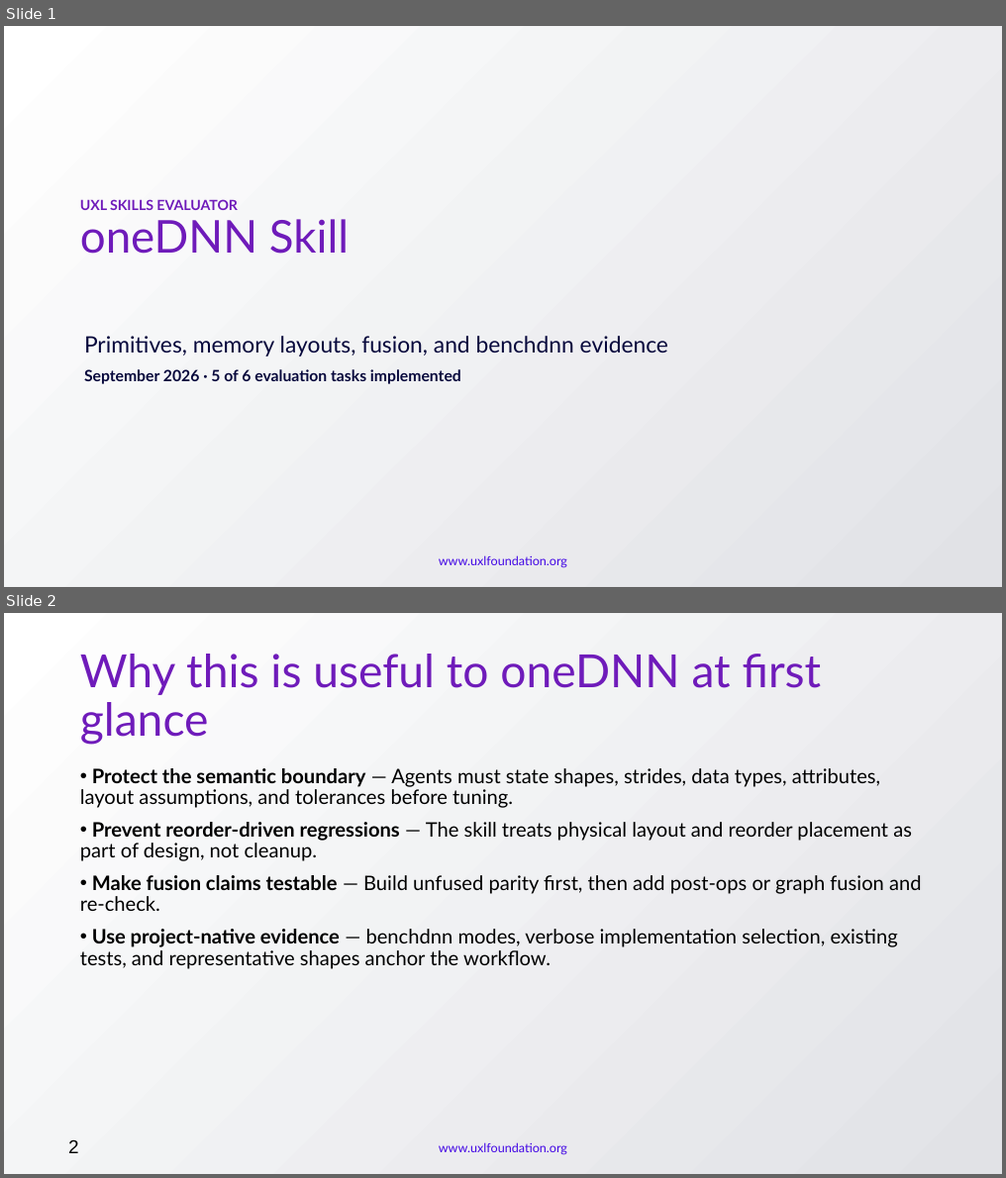
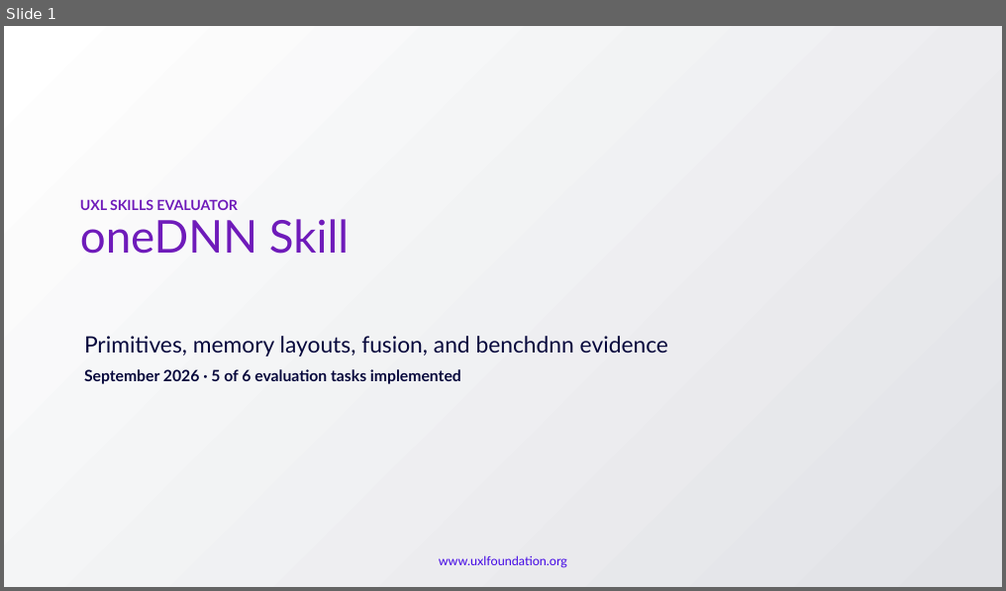
Before and after one commit to uxlfoundation/skills, a slide deck: evaluation/dashboard/public/decks/uxl-onednn-maintainer-briefing.pptx. Shown one above the other, each under a label of ours: slides 1 and 2 before the commit, slide 1 after it. The pictures are 1006x1178 and 1006x591 pixels, drawn with LibreOffice and Linux fonts; fonts in the diff are those of the drawing; background and template pictures are left out. Boxes give left, top, right and bottom in pixels: in the first picture for what was removed or moved away, otherwise in the second. Text is boxed around its words. In the diff, an @@ line names an element or a change of style, - is before the commit and + after.

```diff
--- a/evaluation/dashboard/public/decks/uxl-onednn-maintainer-briefing.pptx
+++ b/evaluation/dashboard/public/decks/uxl-onednn-maintainer-briefing.pptx
@@ slide 2 removed at [4,613,1002,1174], background gradient #FFFFFF to #E1E2E6; not listed: 1 template element that a slide beside it also shows @@
@@ title removed at [80,654,822,745] @@
-Why this is useful to oneDNN at first glance
@@ text removed at [80,768,922,969] @@
-• Protect the semantic boundary — Agents must state shapes, strides, data types, attributes, layout assumptions, and tolerances before tuning.
-• Prevent reorder-driven regressions — The skill treats physical layout and reorder placement as part of design, not cleanup.
-• Make fusion claims testable — Build unfused parity first, then add post-ops or graph fusion and re-check.
-• Use project-native evidence — benchdnn modes, verbose implementation selection, existing tests, and representative shapes anchor the workflow.
@@ text removed at [68,1141,79,1154] @@
-2
```
Also in this commit, not shown: 5 slides changed, 22 other files.
